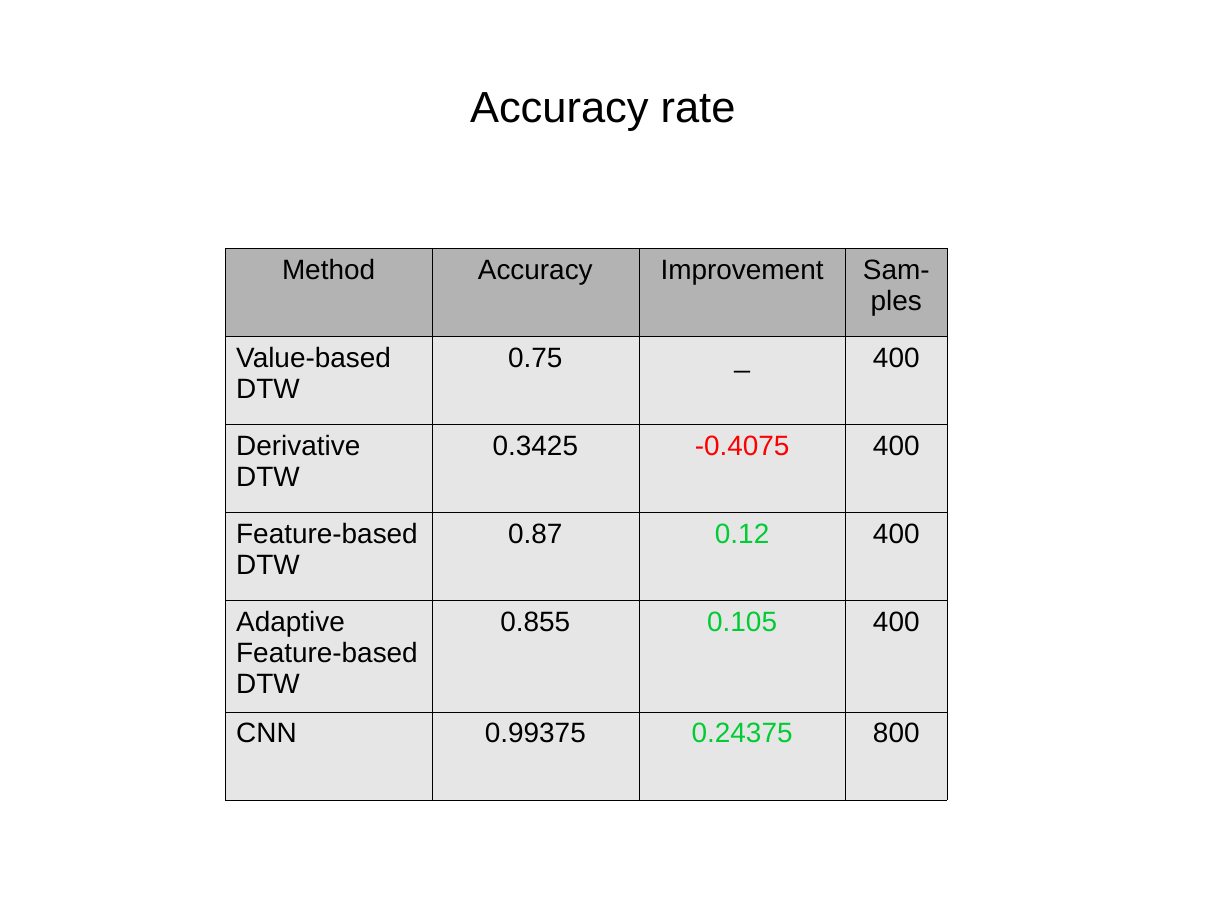
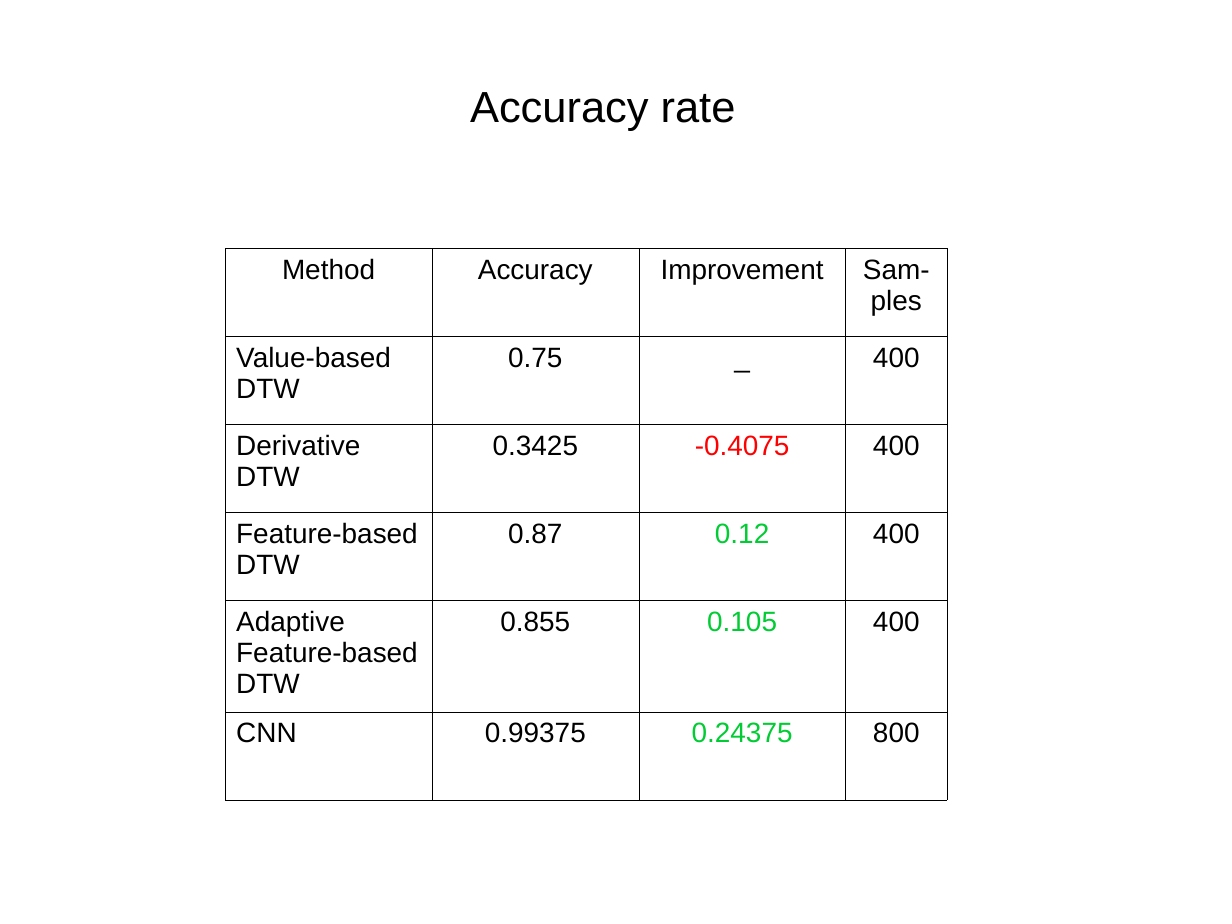
Before and after one commit to HannahSyrek/MTAnalysisOfCGMCurves, a slide deck: slide 9 of presentations/presentation_11_04_18.odp (slide 4 before the commit). Drawn at 1232x924 pixels with LibreOffice and Linux fonts; fonts in the diff are those of the drawing. Boxes give left, top, right and bottom in pixels: in the first picture for what was removed or moved away, otherwise in the second. Text is boxed around its words. In the diff, an @@ line names an element or a change of style, - is before the commit and + after.

```diff
--- a/presentations/presentation_11_04_18.odp
+++ b/presentations/presentation_11_04_18.odp
@@ table at [226, 248, 948, 794] @@
@@ fill #B3B3B3 to none in row 1 @@
@@ fill #E6E6E6 to none in 20 cells @@
```
Also in this commit, not shown: 2 other slides changed, 7 slides added, 50 other files.
